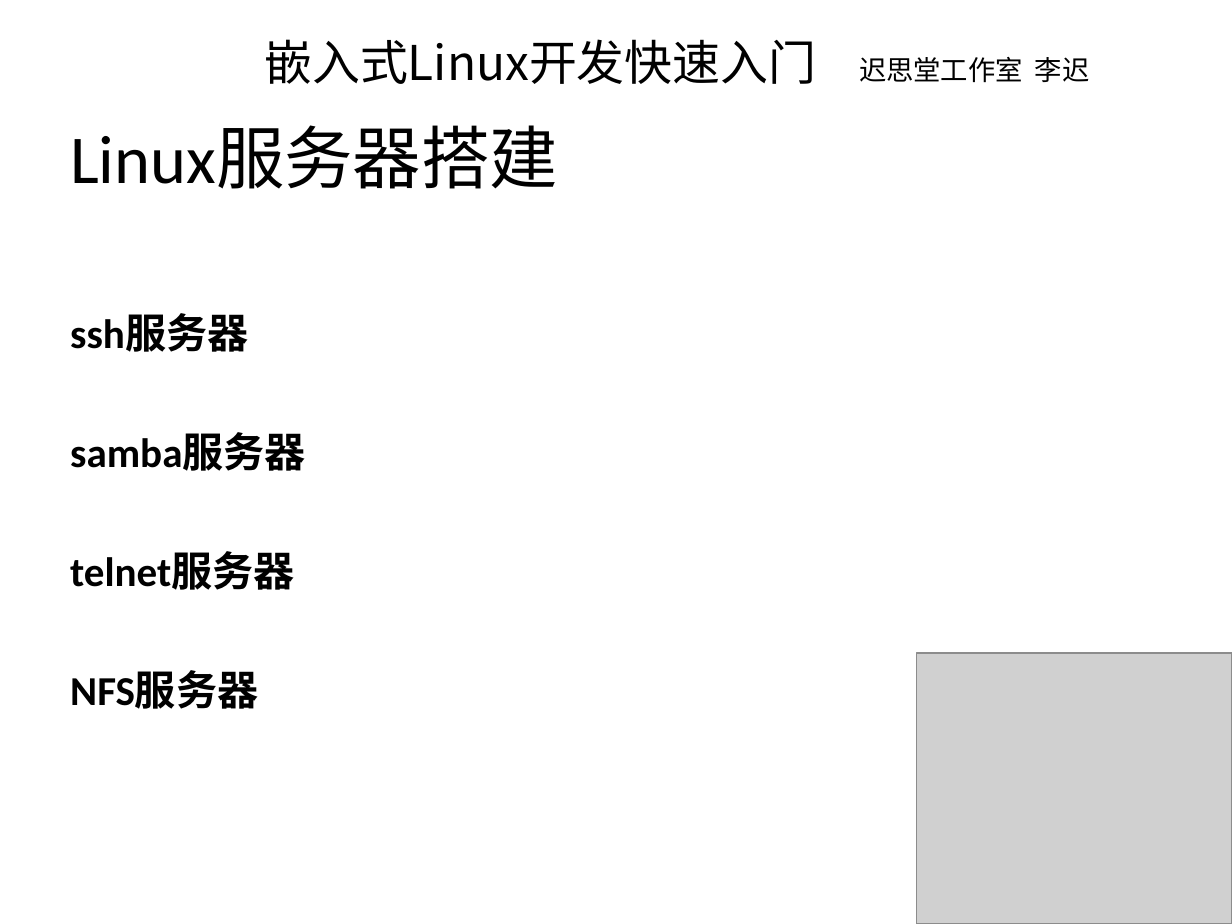
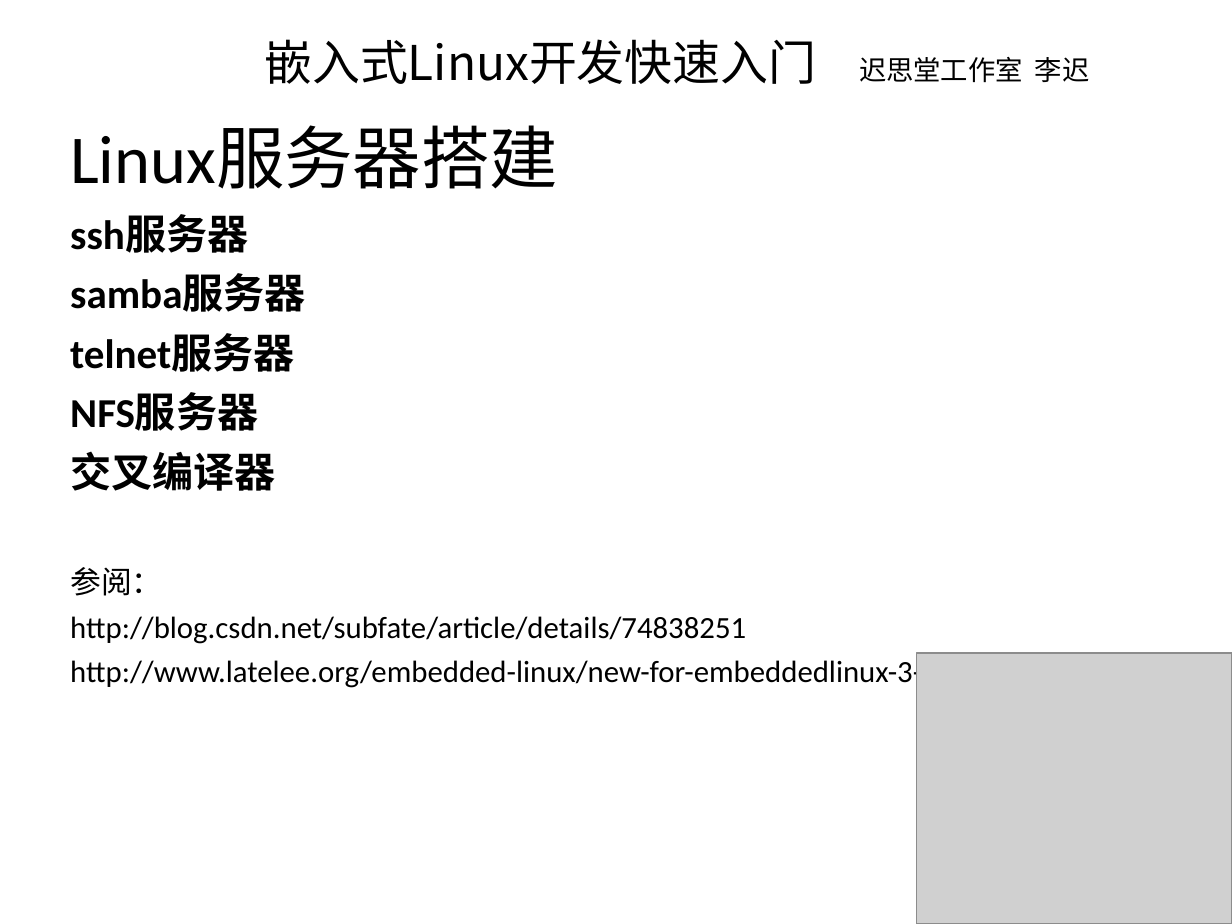
Before and after one commit to latelee/learning-embedded-linux, a slide deck: slide 1 of 3.嵌入式Linux开发快速入门_Linux服务器搭建.ppt. Drawn at 1232x924 pixels with LibreOffice and Linux fonts; fonts in the diff are those of the drawing; grey boxes stand for pictures. Boxes give left, top, right and bottom in pixels: in the first picture for what was removed or moved away, otherwise in the second. Text is boxed around its words. In the diff, an @@ line names an element or a change of style, - is before the commit and + after.

```diff
--- a/3.嵌入式Linux开发快速入门_Linux服务器搭建.ppt
+++ b/3.嵌入式Linux开发快速入门_Linux服务器搭建.ppt
@@ text at bbox=[70, 451, 1122, 691]: paragraphs added @@
+交叉编译器
+参阅：
+http://blog.csdn.net/subfate/article/details/74838251
+http://www.latelee.org/embedded-linux/new-for-embeddedlinux-3-linuxserver.html
```
Also in this commit, not shown: 3 other slides changed, 1 slide added, 1 other file.
